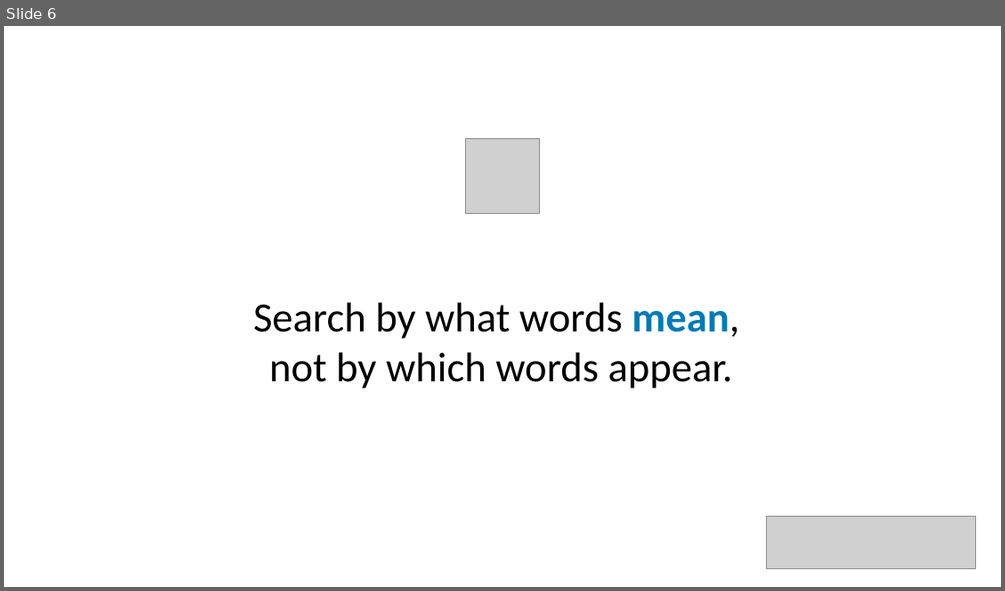
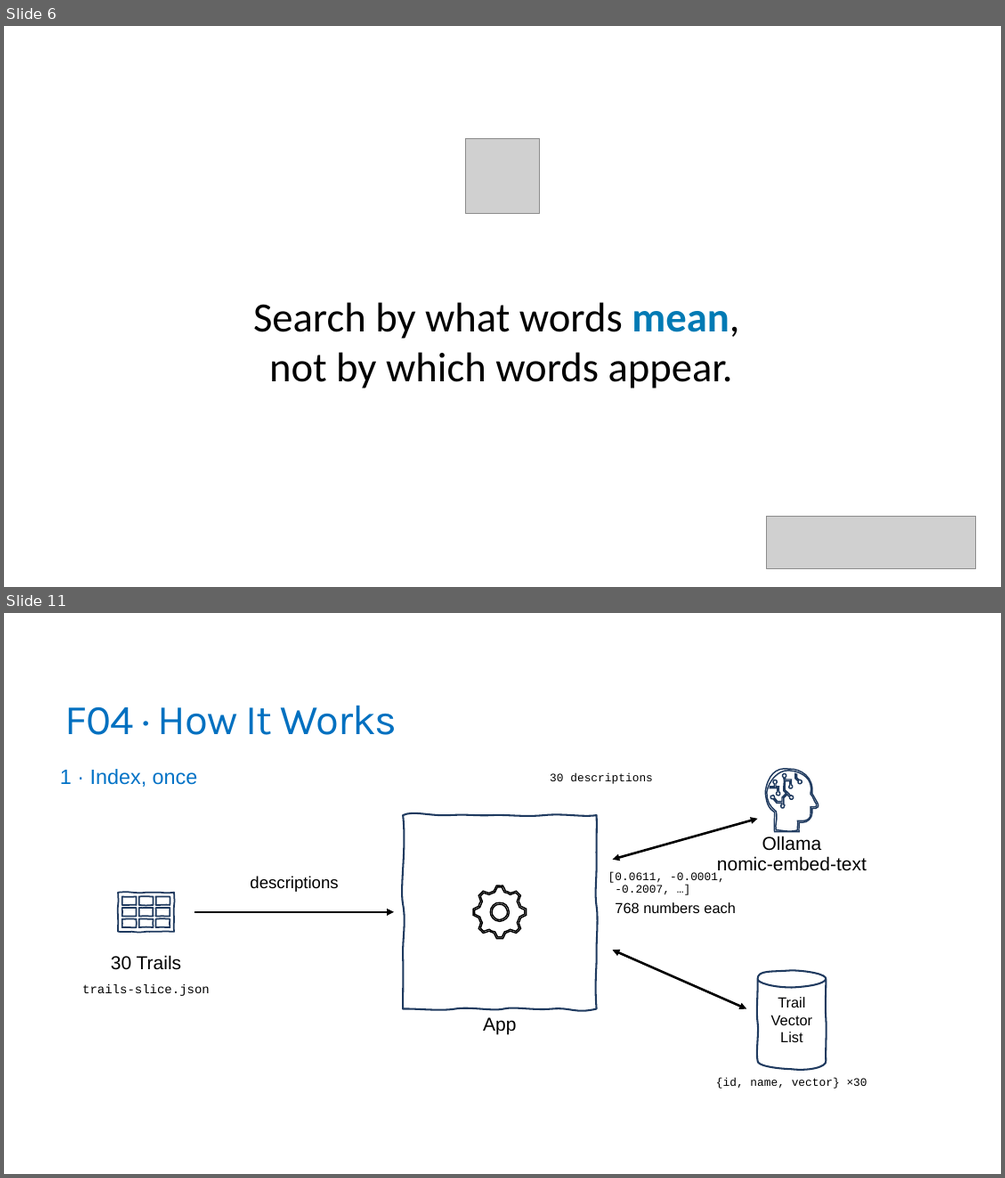
Before and after one commit to trailheadtechnology/10-ai-features-workshop, a slide deck: modules/M2-finding/M2-finding.pptx. Shown one above the other, each under a label of ours: slide 6 before the commit, slides 6 and 11 after it; the slides between them are not shown. The pictures are 1005x591 and 1005x1178 pixels, drawn with LibreOffice and Linux fonts; fonts in the diff are those of the drawing; grey boxes stand for pictures. Boxes give left, top, right and bottom in pixels: in the first picture for what was removed or moved away, otherwise in the second. Text is boxed around its words. In the diff, an @@ line names an element or a change of style, - is before the commit and + after.

```diff
--- a/modules/M2-finding/M2-finding.pptx
+++ b/modules/M2-finding/M2-finding.pptx
@@ slide 11 added at <box>4,613,1001,1174</box>, background #FFFFFF @@
@@ title added at <box>65,705,397,735</box>, 40.5 pt, text #0070C0 @@
+F04 · How It Works
@@ text added at <box>60,769,198,787</box>, 20 pt, text #0072C6 @@
+1 · Index, once
@@ text added at <box>550,772,653,784</box>, 11 pt, text #000000 @@
+30 descriptions
@@ group added at <box>765,770,818,832</box>: 4 freeform shapes @@
@@ freeform shape added at <box>404,815,597,1008</box>, outline #1F3A5F 1.75 pt @@
@@ double arrow added from (613, 859) to (758, 819), #000000 2.25 pt @@
@@ text added at <box>717,835,866,871</box>, 18 pt, text #000000 @@
+Ollama
+nomic-embed-text
@@ freeform shape added at <box>113,878,179,946</box>, outline #1F3A5F 1.5 pt @@
@@ text added at <box>250,876,338,892</box>, 16 pt, text #000000 @@
+descriptions
@@ text added at <box>608,872,725,895</box>, 11 pt, text #000000 @@
+[0.0611, -0.0001,
+-0.2007, …]
@@ freeform shape added at <box>474,885,526,938</box>, outline #000000 1.25 pt @@
@@ freeform shape added at <box>490,902,509,921</box>, outline #000000 1.25 pt @@
@@ text added at <box>615,902,735,913</box>, 14 pt, text #000000 @@
+768 numbers each
@@ arrow added from (194, 912) to (395, 912), #000000 2.25 pt @@
@@ text added at <box>111,955,182,970</box>, 18 pt, text #000000 @@
+30 Trails
@@ double arrow added from (613, 949) to (746, 1008), #000000 2.25 pt @@
@@ text added at <box>82,984,210,996</box>, 12 pt, text #000000 @@
+trails-slice.json
@@ freeform shape added at <box>758,971,825,1070</box>, outline #1F3A5F 1.75 pt, 14 pt, text #000000 @@
+Trail
+Vector
+List
@@ text added at <box>483,1017,516,1034</box>, 18 pt, text #000000 @@
+App
@@ text added at <box>716,1078,867,1088</box>, 11 pt, text #000000 @@
+{id, name, vector} ×30
```
Also in this commit, not shown: 3 slides changed, 17 other slides added, 7 slides removed, 3 other files.
